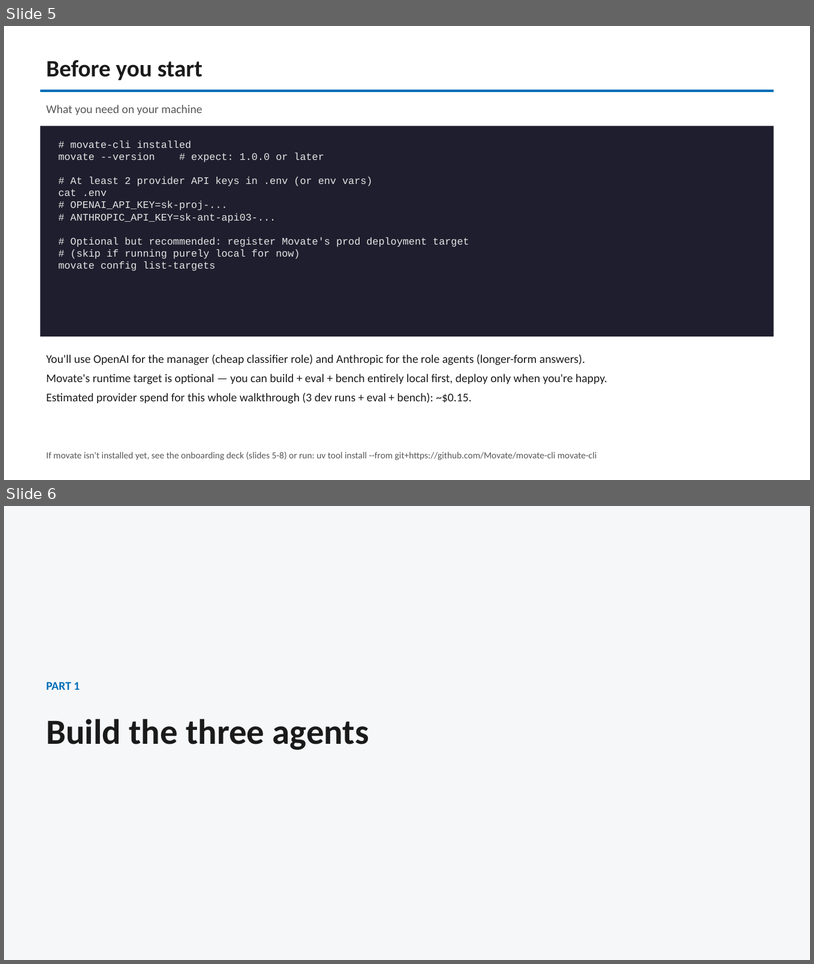
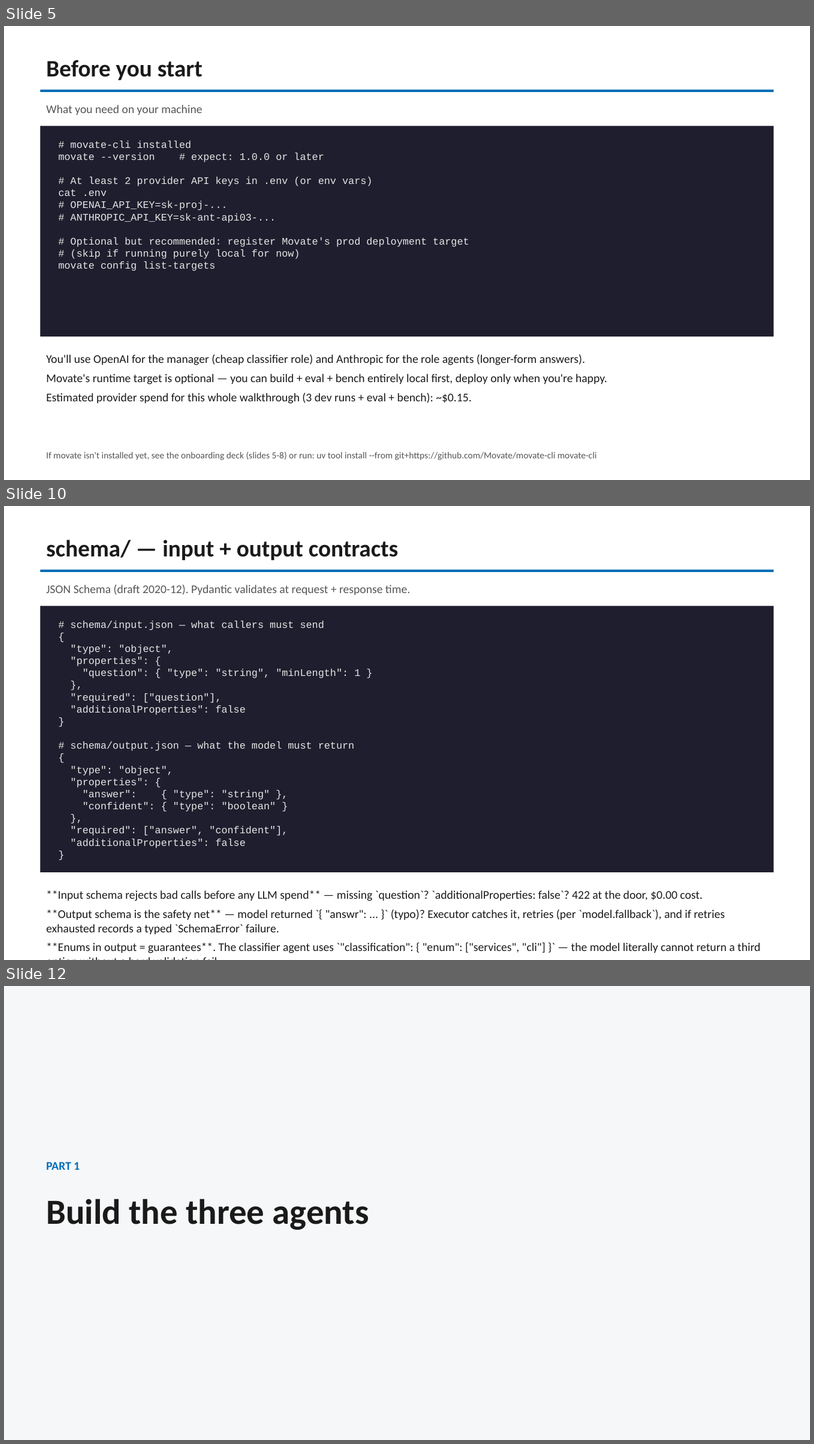
Before and after one commit to mova-io/mova-cli, a slide deck: docs/movate-cli-demo-deck.pptx. Shown one above the other, each under a label of ours: slides 5 and 6 before the commit, slides 5, 10 and 12 after it; the slides between them are not shown. The pictures are 814x964 and 814x1444 pixels, drawn with LibreOffice and Linux fonts; fonts in the diff are those of the drawing. Boxes give left, top, right and bottom in pixels: in the first picture for what was removed or moved away, otherwise in the second. Text is boxed around its words. In the diff, an @@ line names an element or a change of style, - is before the commit and + after.

```diff
--- a/docs/movate-cli-demo-deck.pptx
+++ b/docs/movate-cli-demo-deck.pptx
@@ slide 10 added at bbox=[4, 506, 810, 960], background #FFFFFF @@
@@ text added at bbox=[46, 540, 398, 560], 28 pt, text #1A1A1A, bold @@
+schema/ — input + output contracts
@@ rectangle added at bbox=[40, 570, 774, 572], fill #006EB8 @@
@@ text added at bbox=[46, 585, 410, 595], 14 pt, text #555555 @@
+JSON Schema (draft 2020-12). Pydantic validates at request + response time.
@@ rectangle added at bbox=[40, 606, 774, 872], fill #1E1E2E @@
@@ text added at bbox=[71, 621, 360, 848], 12 pt, text #E6E6E6 @@
+# schema/input.json — what callers must send
+{
+"type": "object",
+"properties": {
+"question": { "type": "string", "minLength": 1 }
+},
+"required": ["question"],
+"additionalProperties": false
+}
+# schema/output.json — what the model must return
+{
+"type": "object",
+"properties": {
+"answer": { "type": "string" },
+"confident": { "type": "boolean" }
+},
+"required": ["answer", "confident"],
+"additionalProperties": false
+}
@@ text added at bbox=[46, 890, 761, 953], 14 pt, text #1A1A1A @@
+**Input schema rejects bad calls before any LLM spend** — missing `question`? `additionalProperties: false`? 422 at the door, $0.00 cost.
+**Output schema is the safety net** — model returned `{ "answr": ... }` (typo)? Executor catches it, retries (per `model.fallback`), and if retries exhausted records a typed `SchemaError` failure.
+**Enums in output = guarantees**. The classifier agent uses `"classification": { "enum": ["services", "cli"] }` — the model literally cannot return a third option without a hard validation fail.
@@ what was slide 6 is now slide 12 @@
```
Also in this commit, not shown: 5 other slides added, 1 other file.
